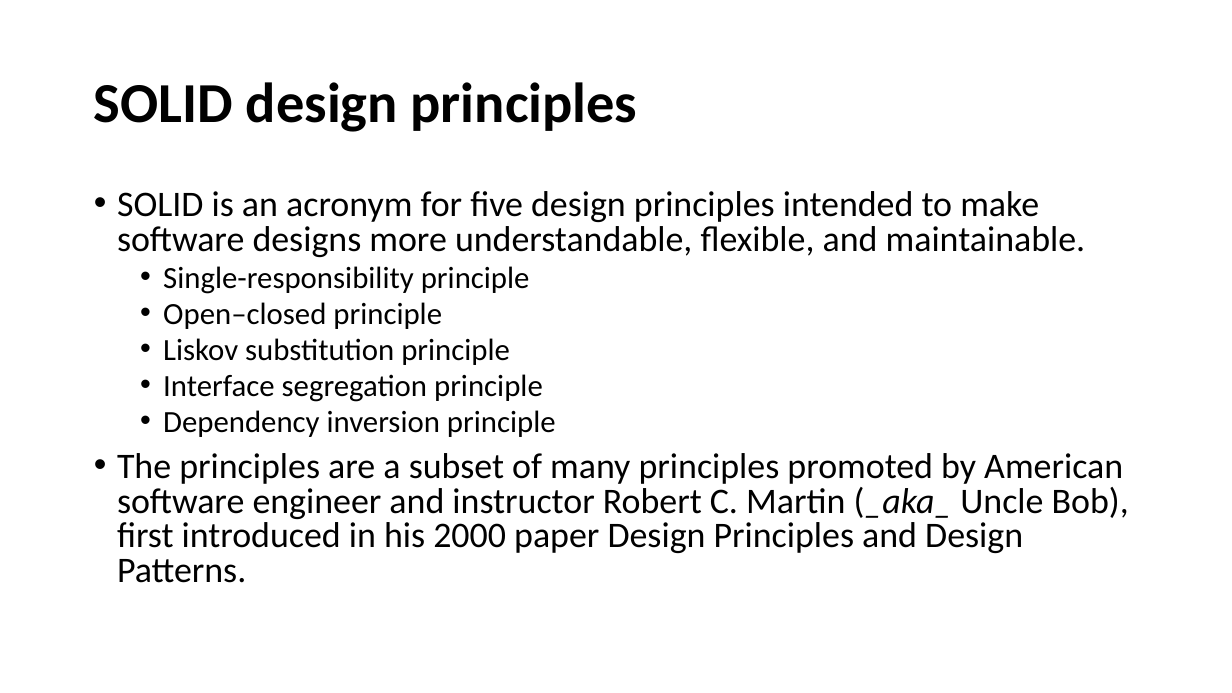
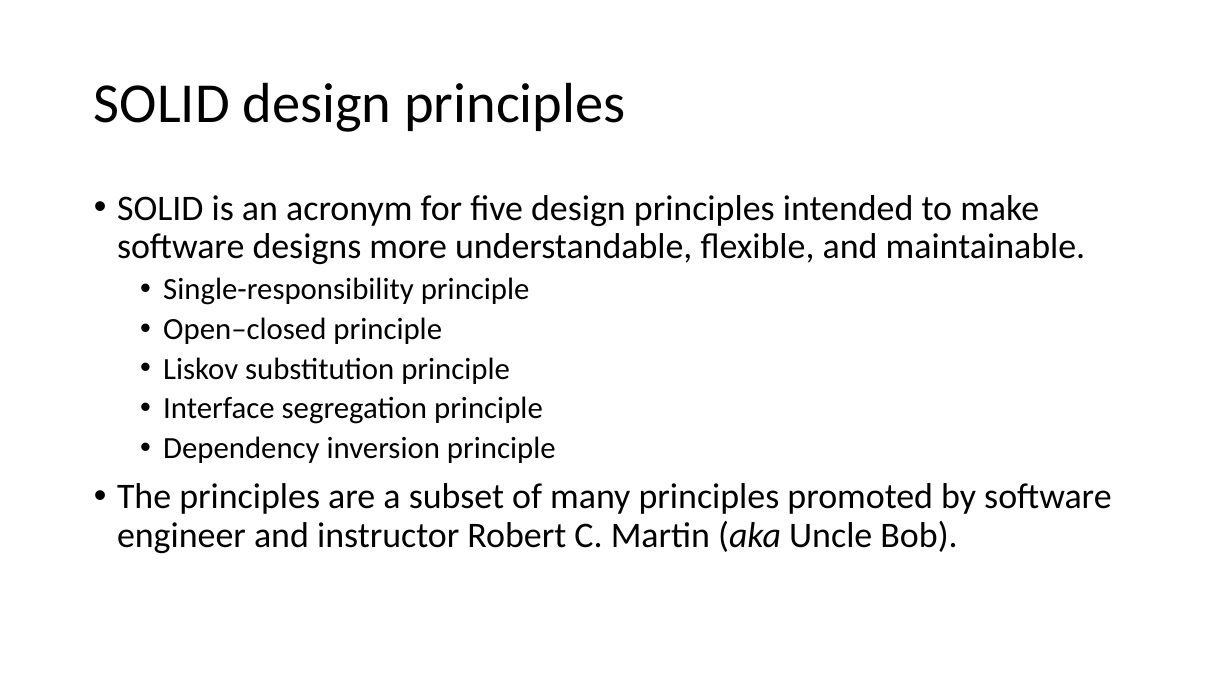
Before and after one commit to cebartling/test-driven, a slide deck: slide 2 of presentations/SOLID Design Principles.pptx. Drawn at 1232x693 pixels with LibreOffice and Linux fonts; fonts in the diff are those of the drawing. Boxes give left, top, right and bottom in pixels: in the first picture for what was removed or moved away, otherwise in the second. Text is boxed around its words. In the diff, an @@ line names an element or a change of style, - is before the commit and + after.

Commit message:
Code smells and SOLID Design Principles presentations final cut

```diff
--- a/presentations/SOLID Design Principles.pptx
+++ b/presentations/SOLID Design Principles.pptx
@@ title "SOLID design principles" at [94,82,625,132]: bold off @@
@@ text at [117,195,1086,463]: line spacing 0.8 to 0.9 @@
@@ text at [117,483,1111,553]: text changed @@
-• The principles are a subset of many principles promoted by American software engineer and instructor Robert C. Martin (_aka_ Uncle Bob), first introduced in his 2000 paper Design Principles and Design Patterns.
+• The principles are a subset of many principles promoted by software engineer and instructor Robert C. Martin (aka Uncle Bob).
```
Also in this commit, not shown: 5 other slides changed, 5 slides added, 1 slide removed, 1 other file.
